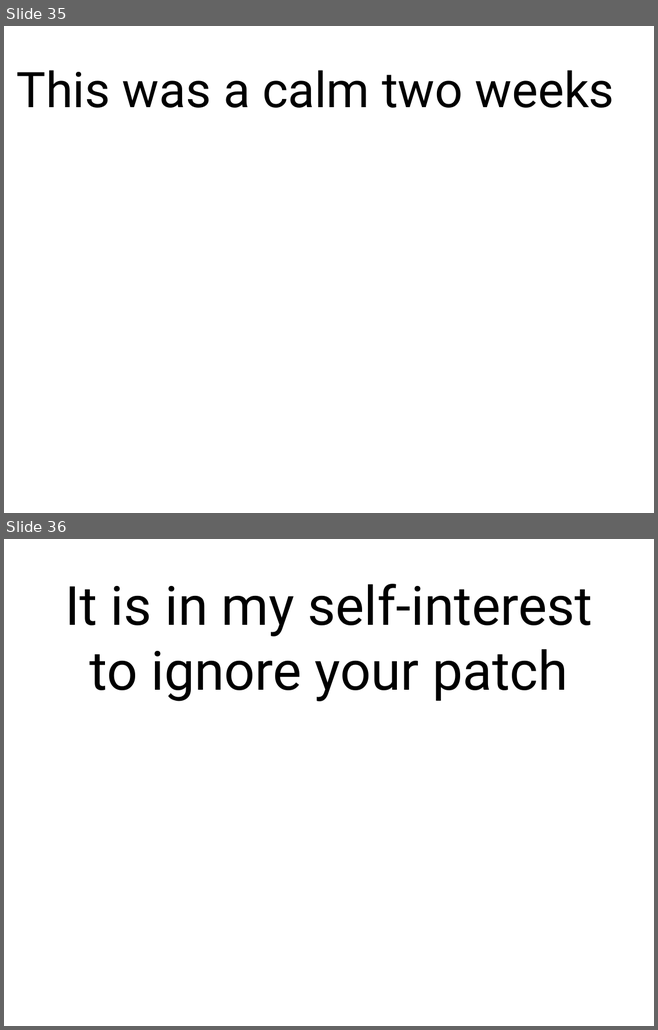
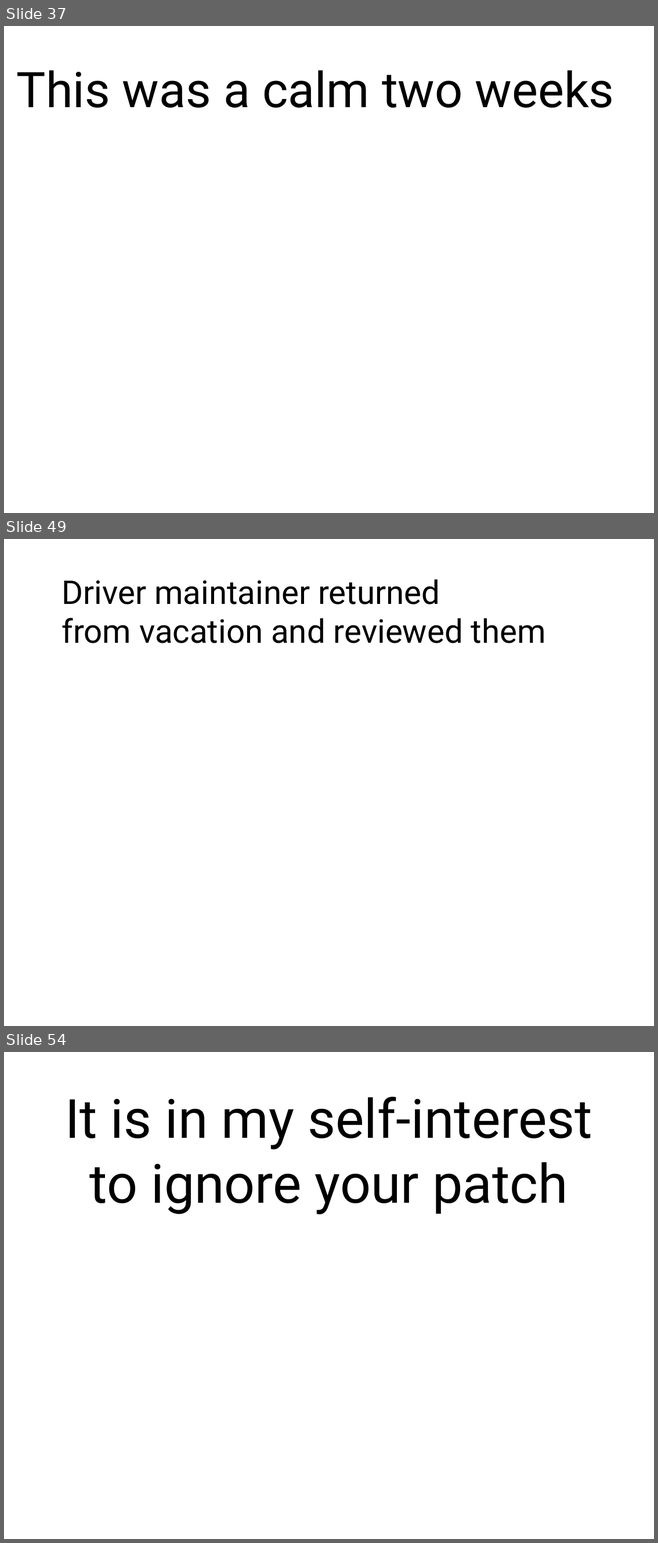
Before and after one commit to gregkh/presentation-linux-maintainer, a slide deck: maintainer.odp. Shown one above the other, each under a label of ours: slides 35 and 36 before the commit, slides 37, 49 and 54 after it; the slides between them are not shown. The pictures are 658x1030 and 658x1543 pixels, drawn with LibreOffice and Linux fonts; fonts in the diff are those of the drawing. Boxes give left, top, right and bottom in pixels: in the first picture for what was removed or moved away, otherwise in the second. Text is boxed around its words. In the diff, an @@ line names an element or a change of style, - is before the commit and + after.

```diff
--- a/maintainer.odp
+++ b/maintainer.odp
@@ slide 49 added at (4,539,654,1026), background #FFFFFF @@
@@ text added at (62,579,546,643), 40 pt, text #000000 @@
+Driver maintainer returned
+from vacation and reviewed them
@@ what was slide 35 is now slide 37 @@
@@ what was slide 36 is now slide 54 @@
```
Also in this commit, not shown: 2 slides changed, 16 other slides added, 1 other file.
